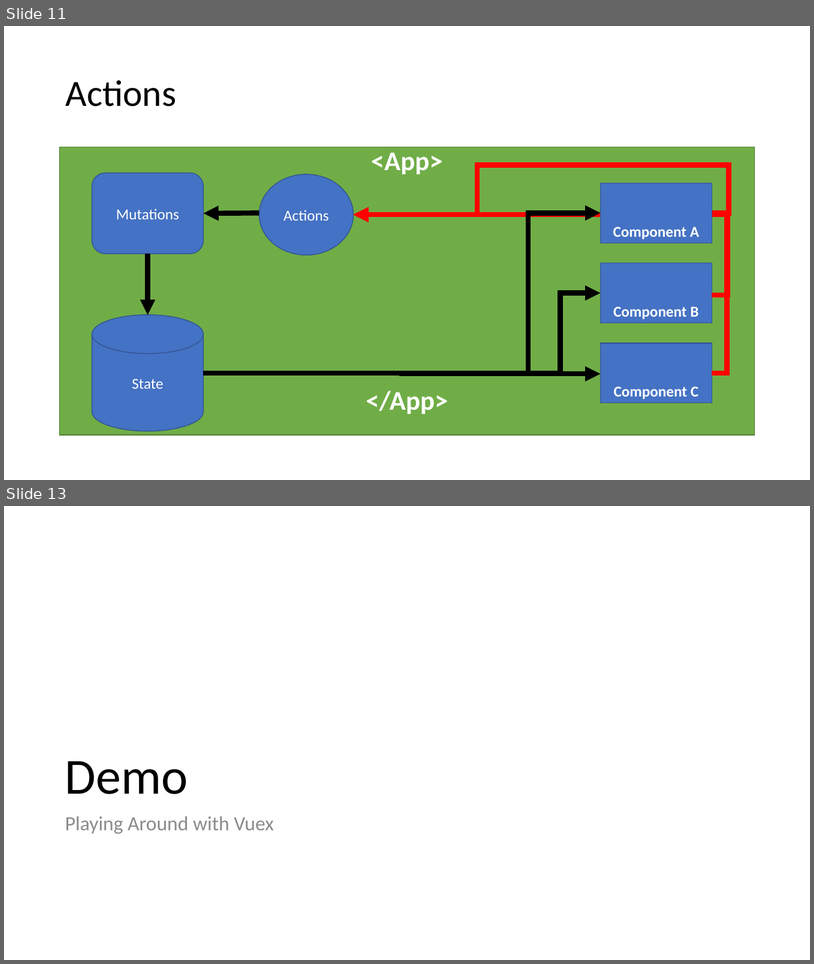
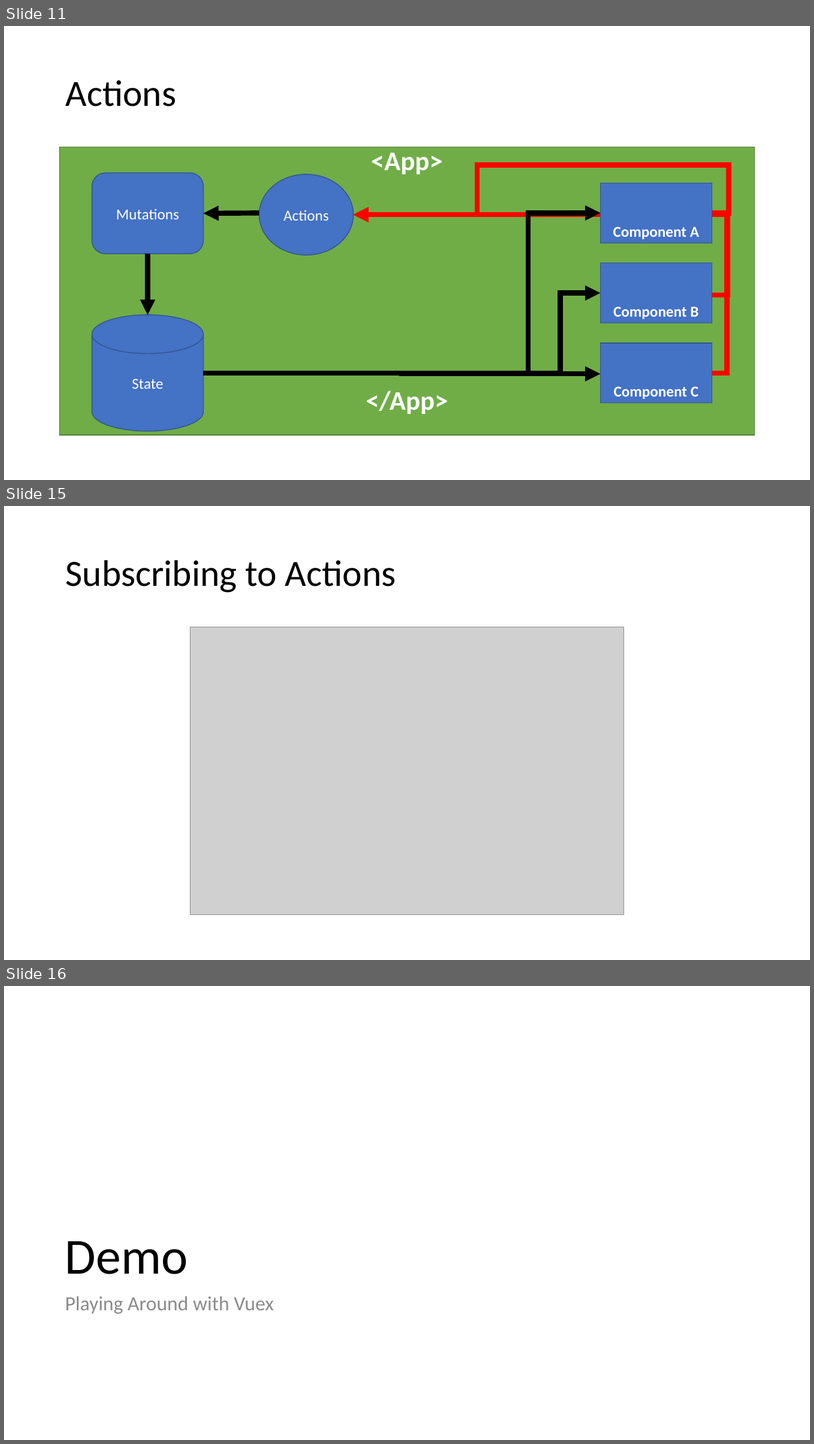
Before and after one commit to 1kevgriff/Workshop-SPA-with-ASPNETCORE-VueJS, a slide deck: Slides/5_Vuex.pptx. Shown one above the other, each under a label of ours: slides 11 and 13 before the commit, slides 11, 15 and 16 after it; the slides between them are not shown. The pictures are 814x964 and 814x1444 pixels, drawn with LibreOffice and Linux fonts; fonts in the diff are those of the drawing; grey boxes stand for pictures. Boxes give left, top, right and bottom in pixels: in the first picture for what was removed or moved away, otherwise in the second. Text is boxed around its words. In the diff, an @@ line names an element or a change of style, - is before the commit and + after.

```diff
--- a/Slides/5_Vuex.pptx
+++ b/Slides/5_Vuex.pptx
@@ slide 15 added at bbox=[4, 506, 810, 960], background #FFFFFF @@
@@ title added at bbox=[65, 560, 396, 592], 44 pt, text #000000 @@
+Subscribing to Actions
@@ picture added at bbox=[191, 627, 623, 915] @@
@@ what was slide 13 is now slide 16 @@
```
Also in this commit, not shown: 2 slides changed, 3 other slides added, 27 other files.
